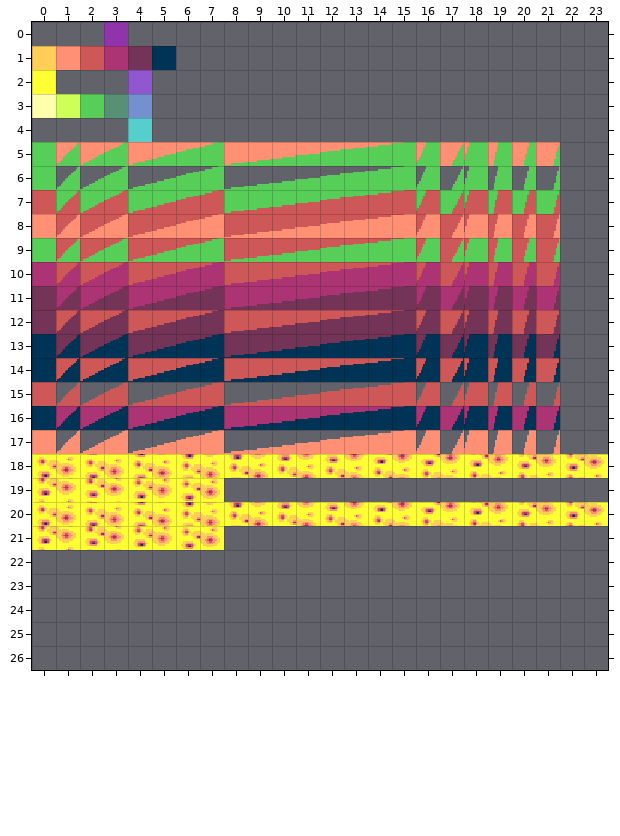
A Tiled map gets an edit: game/assets/map/tilesets/forest/blocks.tmx. The picture above is the old version.
Cells are 16x16 px. Shown: x 0..23, y 0..26.
New version:
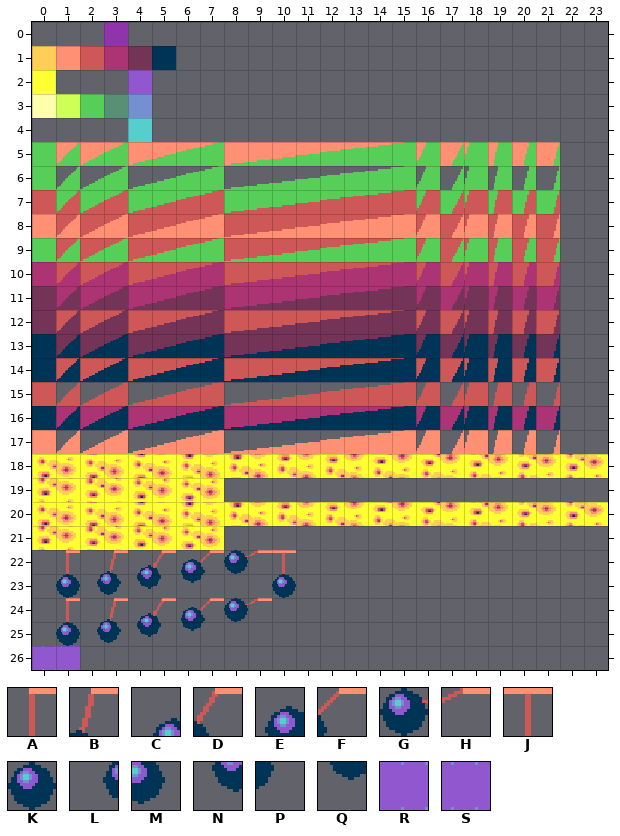
Key: from "graphicblocks": A 481 "graphicsblock", B 483 "graphicsblock", C 484 "graphicsblock", D 485 "graphicsblock", E 486 "graphicsblock", F 487 "graphicsblock", G 488 "graphicsblock", H 489 "graphicsblock", J 490 "graphicsblock", K 505 "graphicsblock", L 506 "graphicsblock", M 507 "graphicsblock", N 508 "graphicsblock", P 509 "graphicsblock", Q 510 "graphicsblock", R 528 "graphicsblock", S 529 "graphicsblock".
_ is an empty cell, . an unchanged one.
Change:
--- layer "Graphics"
@@ x 0..10 @@
-22 ._.________
-23 .______..._
-24 ._._______.
-25 .______....
-26 __.........
+22 .A.BCDEFGHJ
+23 .KLMNPQ...K
+24 .A.BCDEFGH.
+25 .KLMNPQ....
+26 RS.........
Boxes around the changes in both pictures, in picture pixels (x1, y1, x2, y2):
added: (32, 550, 296, 670)
